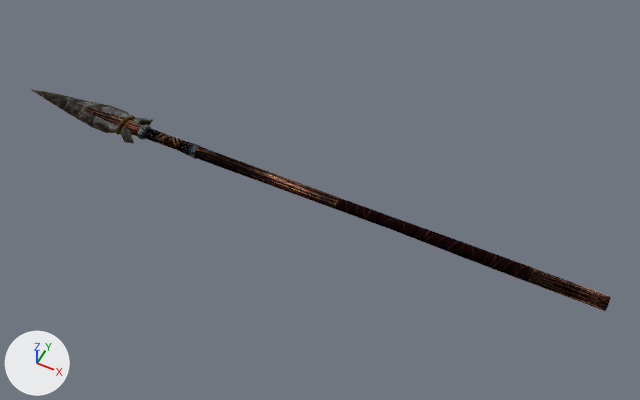
One commit to the glTF model assets/models/ITMW_2H_SPEAR_13.glb: the scene before it, then after it.
The view is the same before and after, from a 50 mm lens placed at (0.357, -1.505, 1.869), pointed at (-0.403, 0.013, -0.029). The lights are fixed; the arrows at lower left show +X, +Y and +Z. Vertices at the same position are counted once.
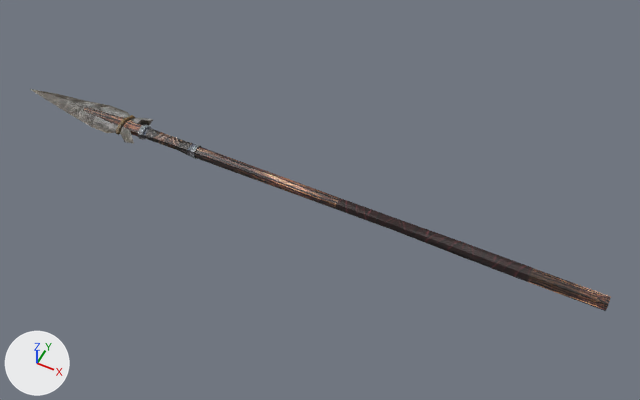
Changed parts and their boxes [x1, y1, x2, y2] in the pictures (640 x 400 px):
'Mesh', surface changed, shading changed
    both: [30, 89, 611, 311]
part 1 of me_mesh, shading changed
    both: [462, 251, 530, 282]

The change, as a list of edits to the scene's bpy script:
```text
Add img_nw_city_rope_01_1:
    img_nw_city_rope_01_1 = load_image('NW_City_Rope_01', '_unpacked/NW_City_Rope_01', 128, 1024, 'sRGB')
Change mat_itmeleerest_obsidian:
    mat_itmeleerest_obsidian.metallic: 1.0 -> 0.0
    mat_itmeleerest_obsidian.roughness: 1.0 -> 0.5
Change mat_it_handlesheet:
    mat_it_handlesheet.metallic: 1.0 -> 0.0
    mat_it_handlesheet.roughness: 1.0 -> 0.5
Change mat_km_mace_01:
    mat_km_mace_01.metallic: 1.0 -> 0.0
    mat_km_mace_01.roughness: 1.0 -> 0.5
Change mat_nw_city_rope_01:
    mat_nw_city_rope_01.metallic: 1.0 -> 0.0
    mat_nw_city_rope_01.roughness: 1.0 -> 0.5
    mat_nw_city_rope_01.texture: img_nw_city_rope_01 -> img_nw_city_rope_01_1
Change me_mesh:
    where me_mesh.from_pydata(...)  # 245 vertices, 372 faces; spans x -1.43..0.43, y -0.06..0.06, z -0.02..0.02
    used by ob_mesh; location = (0.0, 0.0, 0.0)
    me_mesh part 1: 5 of the faces centred in x -0.22..0.16, y -0.02..0.02, z -0.01..0.01 are now shaded flat
```
